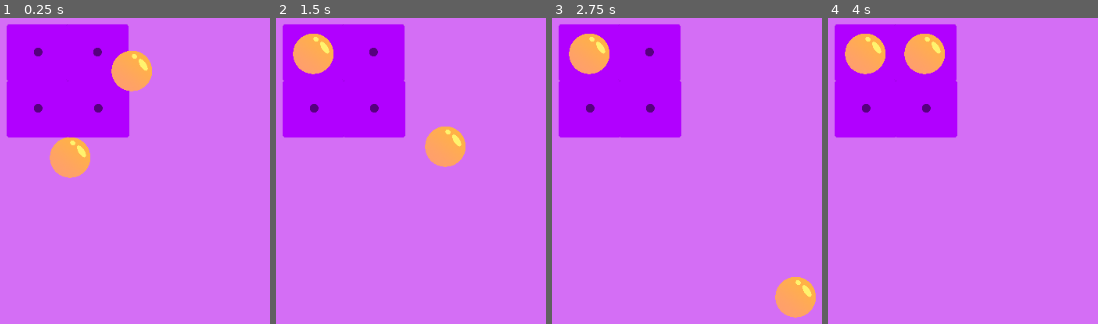
Above: before the commit, frames 1-4 (left to right).
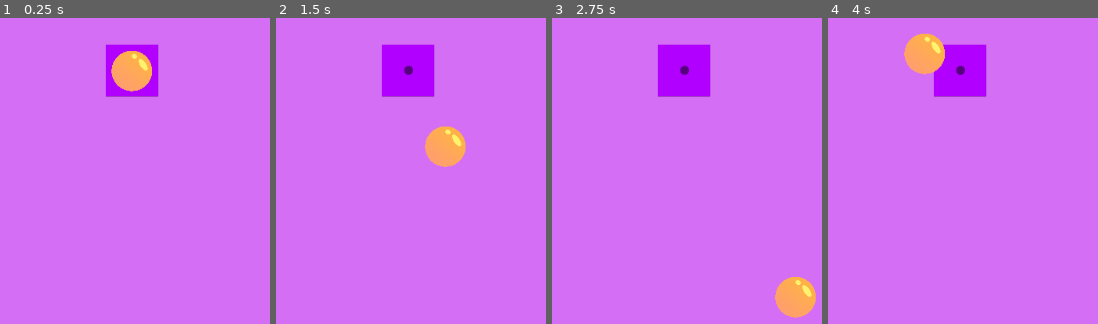
Above: after the commit, the same moments.

Repository: alvansga/pegs
Game: Godot game, scene res://Main.tscn
Same seed, same stepped clock (60 frames per second), same inputs: the game is played once before the commit and once after it.
Inputs (mouse positions are in pixels of both pictures, inside the frame that each line leads up to):
- Up to frame 1 (0.25 s): no input
- Up to frame 2 (1.5 s): tap Enter at 0.5 s; drag from (346, 155) to (313, 51) at 0.52 s; tap Space at 1.25 s; drag from (408, 70) to (519, 296) at 1.27 s
- Up to frame 3 (2.75 s): tap Enter at 2 s; move the mouse to (outside the picture) at 2.02 s; click (outside the picture) at 2.17 s
- Up to frame 4 (4 s): tap Space at 2.75 s; drag from (1071, 296) to (925, 51) at 2.77 s; tap Enter at 3.5 s; move the mouse to (outside the picture) at 3.52 s; click (outside the picture) at 3.67 s

The runs differ from the first frame. In frame 1, 18% of the frame differs, in the area x 2-59%, y 1-53%; in frame 2, 17%; in frame 3, 17%; in frame 4, 16%.

Commit message:
tambah boad, jgn lupa BELI KIBOT

Diff:
--- a/Main.tscn
+++ b/Main.tscn
@@ -1,9 +1,12 @@
 [gd_scene load_steps=3 format=2]
 
 [ext_resource path="res://pegs.tscn" type="PackedScene" id=1]
-[ext_resource path="res://exampleBoard.tscn" type="PackedScene" id=2]
+[ext_resource path="res://board.tscn" type="PackedScene" id=2]
 
 [node name="Main" type="Node"]
+__meta__ = {
+"_edit_vertical_guides_": [  ]
+}
 
 [node name="ColorRect" type="ColorRect" parent="."]
 light_mask = 0
@@ -16,10 +19,7 @@
 }
 
 [node name="Board" parent="." instance=ExtResource( 2 )]
-
-[node name="pegs2" parent="." instance=ExtResource( 1 )]
-position = Vector2( 239, 241 )
-collision_mask = 0
+position = Vector2( 318.198, 130.108 )
 
 [node name="pegs" parent="." instance=ExtResource( 1 )]
 position = Vector2( 318, 130 )
--- /dev/null
+++ b/board.tscn
@@ -0,0 +1,18 @@
+[gd_scene load_steps=3 format=2]
+
+[ext_resource path="res://resources/boardv2.png" type="Texture" id=1]
+
+[sub_resource type="RectangleShape2D" id=1]
+extents = Vector2( 34.2498, 32.75 )
+
+[node name="Board" type="Area2D"]
+
+[node name="Sprite" type="Sprite" parent="."]
+position = Vector2( 23.5, -4.75 )
+scale = Vector2( 0.291895, 0.291895 )
+texture = ExtResource( 1 )
+
+[node name="CollisionShape2D" type="CollisionShape2D" parent="."]
+visible = false
+position = Vector2( -0.75, -0.25 )
+shape = SubResource( 1 )
--- a/exampleBoard.tscn
+++ /dev/null
@@ -1,17 +0,0 @@
-[gd_scene load_steps=2 format=2]
-
-[ext_resource path="res://board1.tscn" type="PackedScene" id=1]
-
-[node name="Board" type="Node"]
-
-[node name="boardOne" parent="." instance=ExtResource( 1 )]
-position = Vector2( 197, 107 )
-
-[node name="boardOne3" parent="." instance=ExtResource( 1 )]
-position = Vector2( 273, 107 )
-
-[node name="boardOne2" parent="." instance=ExtResource( 1 )]
-position = Vector2( 197, 179 )
-
-[node name="boardOne4" parent="." instance=ExtResource( 1 )]
-position = Vector2( 274, 179 )
--- /dev/null
+++ b/test.gd
@@ -0,0 +1,18 @@
+extends Node2D
+
+
+var scene = preload("res://board.tscn")
+# Declare member variables here. Examples:
+# var a = 2
+# var b = "text"
+var nodeboard = scene.instance()
+
+
+
+# Called when the node enters the scene tree for the first time.
+func _ready():
+	add_child(nodeboard)
+
+# Called every frame. 'delta' is the elapsed time since the previous frame.
+#func _process(delta):
+#	pass
--- /dev/null
+++ b/test.tscn
@@ -0,0 +1,6 @@
+[gd_scene load_steps=2 format=2]
+
+[ext_resource path="res://test.gd" type="Script" id=1]
+
+[node name="test" type="Node2D"]
+script = ExtResource( 1 )
--- /dev/null
+++ b/testboard.gd
@@ -0,0 +1,20 @@
+extends Node
+
+var scene = preload("res://board.tscn")
+# Declare member variables here. Examples:
+# var a = 2
+# var b = "text"
+var nodeboard = scene.instance()
+
+
+
+# Called when the node enters the scene tree for the first time.
+func _ready():
+	add_child(nodeboard)
+#	$nodeboard.set_position($nodeboard.get_position() + Vector2(66,66) )
+
+
+
+# Called every frame. 'delta' is the elapsed time since the previous frame.
+#func _process(delta):
+#	pass
--- /dev/null
+++ b/testboard.tscn
@@ -0,0 +1,6 @@
+[gd_scene load_steps=2 format=2]
+
+[ext_resource path="res://testboard.gd" type="Script" id=1]
+
+[node name="testboard" type="Node"]
+script = ExtResource( 1 )
Binary file added: resources/boardv2.png
Not shown, added: resources/boardv2.png.import
